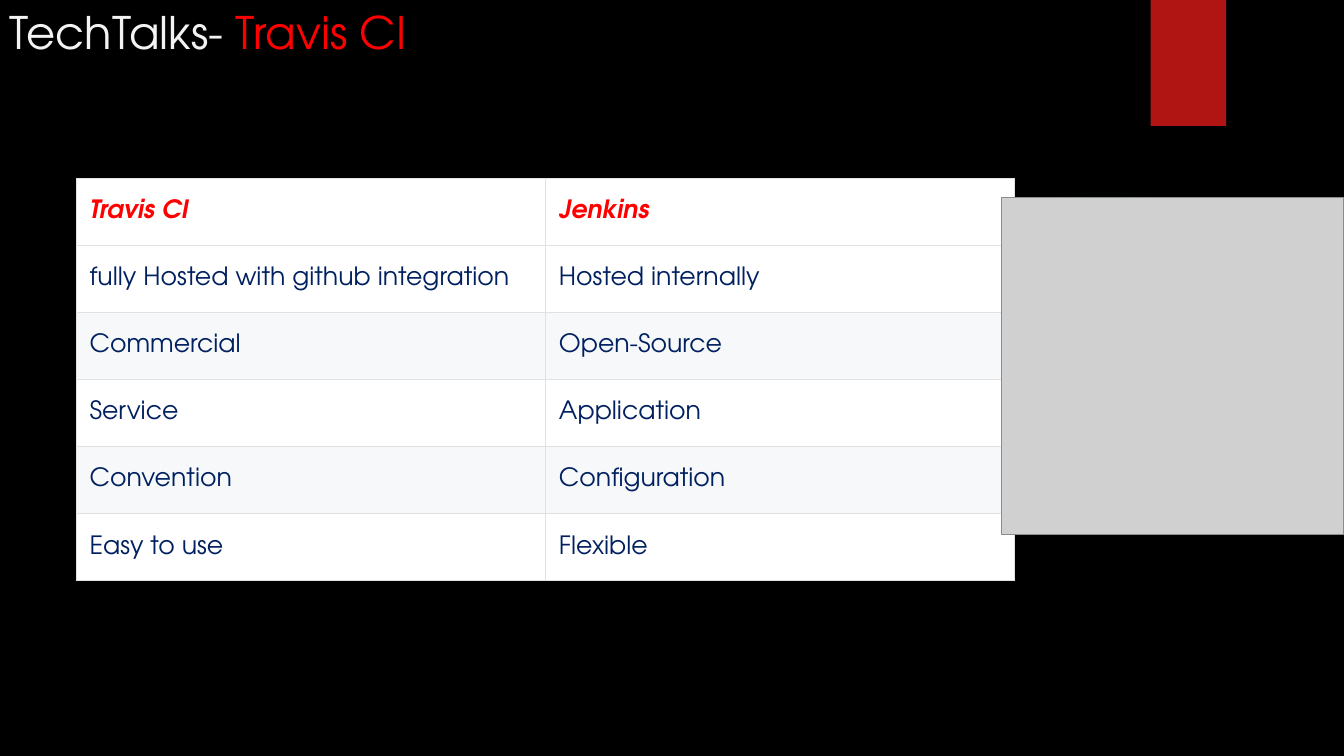
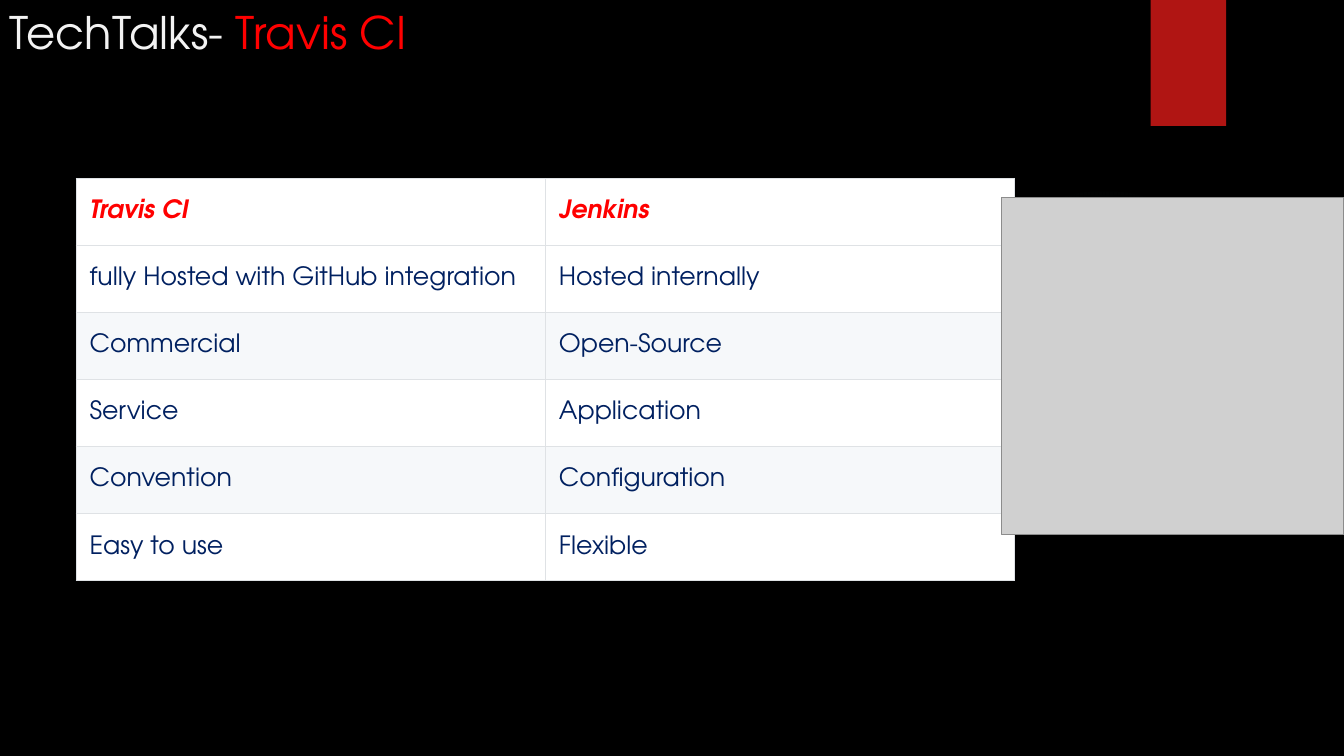
Before and after one commit to dbzvishal/TravisCI-TechTalk, a slide deck: slide 10 of TravisCI_ppt.pptx. Drawn at 1344x756 pixels with LibreOffice and Linux fonts; fonts in the diff are those of the drawing; grey boxes stand for pictures; background and template pictures are left out. Boxes give left, top, right and bottom in pixels: in the first picture for what was removed or moved away, otherwise in the second. Text is boxed around its words. In the diff, an @@ line names an element or a change of style, - is before the commit and + after.

```diff
--- a/TravisCI_ppt.pptx
+++ b/TravisCI_ppt.pptx
@@ table at [76, 178, 1015, 581] @@
-row 2, column 1: fully Hosted with github integration
+row 2, column 1: fully Hosted with GitHub integration
```
Also in this commit, not shown: 4 other slides changed.
